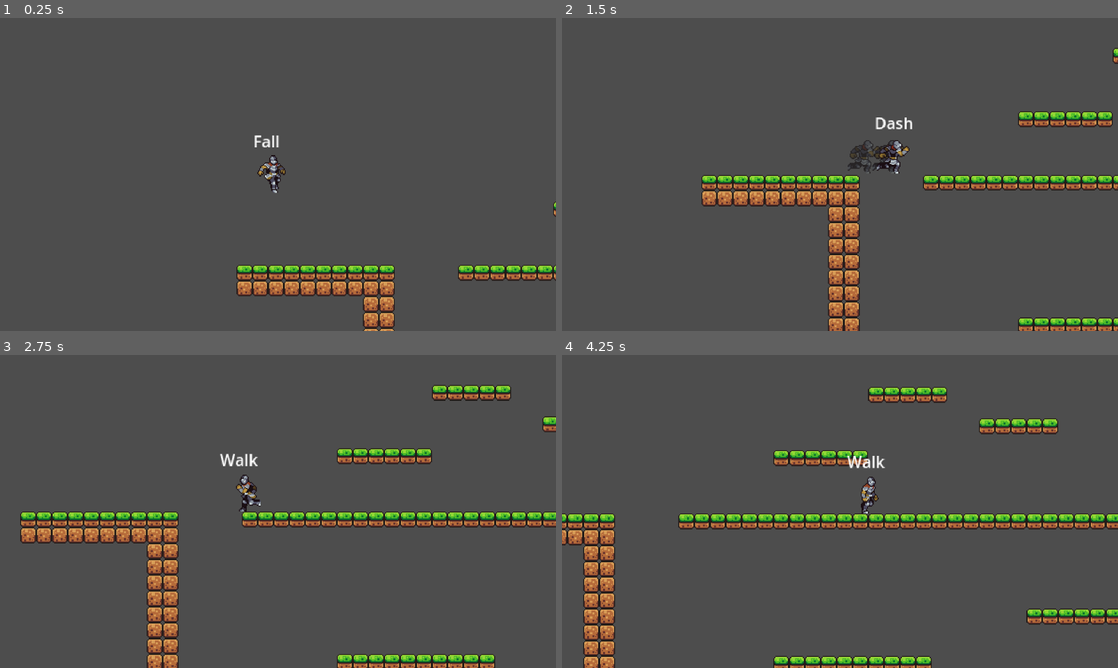
Above: before the commit, frames 1-4 (two rows, left to right).
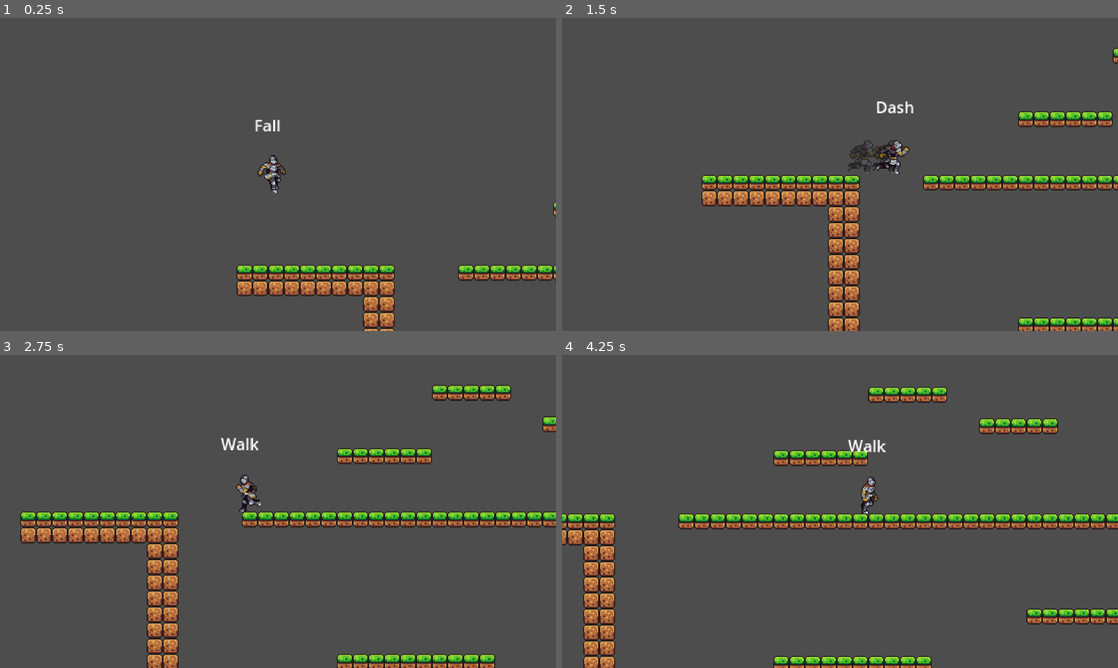
Above: after the commit, the same moments.

Repository: jeisaRaja/godot-sidescroll-rpg
Game: Godot game, scene res://scenes/world.tscn
Same seed, same stepped clock (60 frames per second), same inputs: the game is played once before the commit and once after it.
Inputs (mouse positions are in pixels of both pictures, inside the frame that each line leads up to):
- Up to frame 1 (0.25 s): no input
- Up to frame 2 (1.5 s): move the mouse to (962, 158) at 0.52 s; hold D (MoveRight) from 0.53 s (still down); click (962, 158) at 0.6 s; tap Space (Jump) at 0.77 s; move the mouse to (728, 190) at 1.27 s; tap Shift (Dash) at 1.35 s
- Up to frame 3 (2.75 s): tap Space (Jump) at 1.52 s; move the mouse to (333, 442) at 2.02 s; release D (MoveRight) at 2.03 s; hold A (MoveLeft) from 2.03 s (still down); click (333, 442) at 2.1 s
- Up to frame 4 (4.25 s): move the mouse to (812, 574) at 2.77 s; release A (MoveLeft) at 2.78 s; hold D (MoveRight) from 2.78 s (still down); tap Shift (Dash) at 2.85 s; tap Space (Jump) at 3.02, 3.77 s; move the mouse to (1006, 558) at 3.52 s; click (1006, 558) at 3.6 s

The runs differ from the first frame. In frame 1, 0.2% of the frame differs, in the area x 45-51%, y 32-42%; in frame 2, 0.3%; in frame 3, 0.3%, in the area x 39-47%, y 26-36%; in frame 4, 0.3%.

Commit message:
add wall hang

Diff:
--- a/player/Player.gd
+++ b/player/Player.gd
@@ -12,12 +12,13 @@
 @onready var sword_hitbox = $Sword
 
 # Raycast
+@onready var raycasts = $Raycast
 @onready var top_ray = $Raycast/Top
 @onready var bot_ray = $Raycast/Bottom
+@onready var hang_ray = $Raycast/Hang
 
 var gravity = ProjectSettings.get_setting("physics/2d/default_gravity")
 
-var facing_dir: int = 1
 # Test var
 @onready var label = $Label
 
@@ -37,6 +38,7 @@
 var dash_cooldown: float = 1
 var jump_count: int = 0
 var max_jump_count: int = 2
+var facing_dir: int = 1
 
 func _ready():
 	for state in FMS.get_children():
@@ -106,8 +108,8 @@
 		allColliding = false
 	return allColliding
 
-func is_player_hanging():
-	return top_ray.is_colliding() and not bot_ray.is_colliding()
+func is_hanging():
+	return hang_ray.is_colliding() and top_ray.is_colliding()
 
 func _on_dash_cooldown_timeout():
 	can_dash = true
@@ -121,5 +123,4 @@
 	sword_hitbox.scale.x = dir
 
 func flip_raycast(dir: int):
-	top_ray.scale.x = dir
-	bot_ray.scale.x = dir
+	raycasts.scale.x = dir
--- a/player/Player.tscn
+++ b/player/Player.tscn
@@ -13,6 +13,7 @@
 [ext_resource type="PackedScene" uid="uid://dypsthllcgtq8" path="res://states/Attack.tscn" id="11_axbd5"]
 [ext_resource type="Texture2D" uid="uid://bce7gc2t38m6w" path="res://graphics/knight/120x80_PNGSheets/_Run.png" id="11_ku4e8"]
 [ext_resource type="Texture2D" uid="uid://bjt21pqhynq1q" path="res://graphics/knight/120x80_PNGSheets/_Jump.png" id="12_s3jv5"]
+[ext_resource type="PackedScene" uid="uid://ciwnqjdku10l6" path="res://states/wall_hang.tscn" id="12_vj1xf"]
 [ext_resource type="Texture2D" uid="uid://doegdfokr2umd" path="res://graphics/knight/120x80_PNGSheets/_Fall.png" id="13_d3mgf"]
 [ext_resource type="Texture2D" uid="uid://d1btcnwrlgkoq" path="res://graphics/knight/120x80_PNGSheets/_Dash.png" id="14_13uce"]
 [ext_resource type="Texture2D" uid="uid://bktusba3l0mby" path="res://graphics/knight/120x80_PNGSheets/_WallSlide.png" id="15_tmicd"]
@@ -609,7 +610,7 @@
 
 [sub_resource type="Animation" id="Animation_o2cop"]
 resource_name = "WallHang"
-length = 0.1
+length = 0.5
 loop_mode = 1
 tracks/0/type = "value"
 tracks/0/imported = false
@@ -642,10 +643,10 @@
 tracks/2/interp = 1
 tracks/2/loop_wrap = true
 tracks/2/keys = {
-"times": PackedFloat32Array(),
-"transitions": PackedFloat32Array(),
-"update": 1,
-"values": []
+"times": PackedFloat32Array(0),
+"transitions": PackedFloat32Array(1),
+"update": 1,
+"values": [0]
 }
 tracks/3/type = "value"
 tracks/3/imported = false
@@ -682,9 +683,9 @@
 "PlayerJump": SubResource("Animation_or6mf"),
 "PlayerWalk": SubResource("Animation_iol5e"),
 "PlayerWallClimb": SubResource("Animation_2b4fs"),
+"PlayerWallHang": SubResource("Animation_o2cop"),
 "PlayerWallSlide": SubResource("Animation_j3lcb"),
-"RESET": SubResource("Animation_7vt6i"),
-"WallHang": SubResource("Animation_o2cop")
+"RESET": SubResource("Animation_7vt6i")
 }
 
 [sub_resource type="RectangleShape2D" id="RectangleShape2D_atfcu"]
@@ -729,6 +730,8 @@
 
 [node name="Attack" parent="FMS" instance=ExtResource("11_axbd5")]
 
+[node name="WallHang" parent="FMS" instance=ExtResource("12_vj1xf")]
+
 [node name="Timer" type="Node" parent="."]
 
 [node name="DashCooldown" type="Timer" parent="Timer"]
@@ -740,11 +743,16 @@
 [node name="Raycast" type="Node2D" parent="."]
 
 [node name="Top" type="RayCast2D" parent="Raycast"]
-position = Vector2(0, -36)
+position = Vector2(0, -31)
 target_position = Vector2(10, 0)
 
 [node name="Bottom" type="RayCast2D" parent="Raycast"]
+position = Vector2(0, -3)
 target_position = Vector2(10, 0)
+
+[node name="Hang" type="RayCast2D" parent="Raycast"]
+position = Vector2(11, -37)
+target_position = Vector2(0, 5)
 
 [node name="AnimationPlayer" type="AnimationPlayer" parent="."]
 libraries = {
@@ -752,16 +760,17 @@
 }
 
 [node name="Sword" type="Area2D" parent="."]
+visible = false
 
 [node name="CollisionShape2D" type="CollisionShape2D" parent="Sword"]
 position = Vector2(29, -21.5)
 shape = SubResource("RectangleShape2D_atfcu")
 
 [node name="Label" type="Label" parent="."]
-offset_left = -25.0
-offset_top = -64.0
-offset_right = 22.0
-offset_bottom = -41.0
+offset_left = -24.0
+offset_top = -80.0
+offset_right = 23.0
+offset_bottom = -57.0
 text = "STATE"
 
 [connection signal="timeout" from="Timer/DashCooldown" to="." method="_on_dash_cooldown_timeout"]
--- a/states/Fall.gd
+++ b/states/Fall.gd
@@ -22,3 +22,6 @@
 		Transitioned.emit(self, "WallSlide")
 	if Actor.jump_input_actuation and Actor.jump_count < Actor.max_jump_count:
 		Transitioned.emit(self, "Jump")
+	if Actor.is_hanging():
+		print("is hanging")
+		Transitioned.emit(self, "WallHang")
--- a/states/wall_hang.gd
+++ b/states/wall_hang.gd
@@ -3,6 +3,7 @@
 
 func Enter():
 	Anim.play(Actor.name + "WallHang")
+	Actor.velocity = Vector2.ZERO
 
 func Update(_delta: float):
 	pass
@@ -12,12 +13,12 @@
 
 func Physics_Update(delta: float):
 	if Actor.movement_input.x > 0 and Actor.facing_dir < 0:
-		actor_movement()
+		Transitioned.emit(self, "Fall")
 	if Actor.movement_input.x < 0 and Actor.facing_dir > 0:
-		actor_movement()
+		Transitioned.emit(self, "Fall")
 	if Actor.is_on_floor():
 		Transitioned.emit(self, "Idle")
 	if Actor.jump_input_actuation:
 		Transitioned.emit(self, "Jump")
-	if not Actor.is_next_to_wall():
-		Transitioned.emit(self, "Fall")
+	#if not Actor.is_next_to_wall():
+		#Transitioned.emit(self, "Fall")
Not shown: 1 places in player/Player.tscn that only renumber resources
